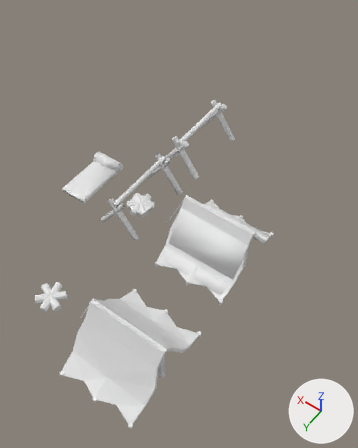
One commit to the Blender file Models/Blend/Campfire.blend: the scene before it, then after it.
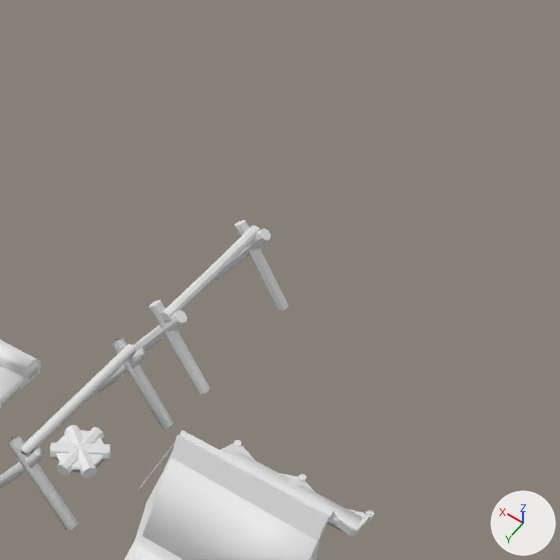
Each version appears first whole from a 50 mm lens placed at (-10.74, 11.92, 19.03), pointed at (-1.61, -0.87, -1.06), and next in a close-up on the part from 29% to 100% of the width and 0% to 57% of the height. Lighting does not change. The marker at lower right points along +X, +Y and +Z.
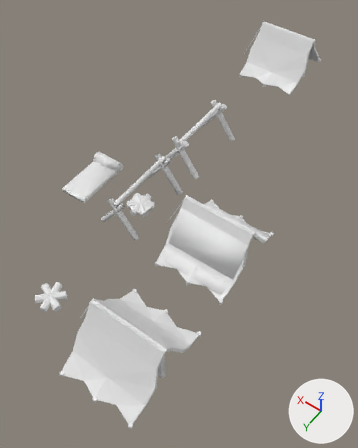
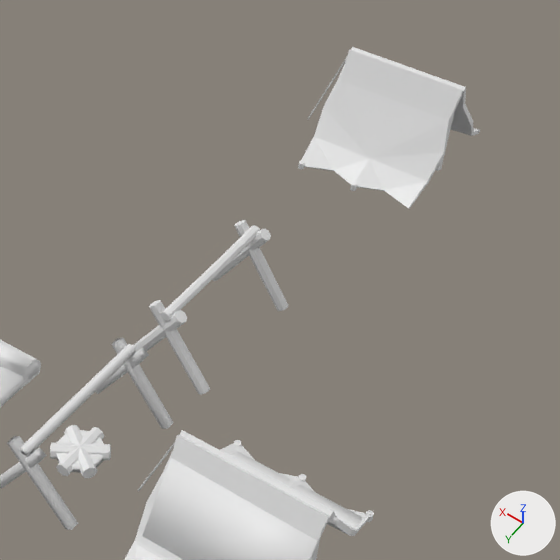
The change, as a list of edits to the scene's bpy script:
```text
Add me_cylinder_015:
    me_cylinder_015.from_pydata(...)  # 136 vertices, 102 faces; spans x -8.7..10.1, y -5.0..4.9, z -2.7..2.8
Add ob_cylinder_012:
    ob_cylinder_012 = bpy.data.objects.new('Cylinder.012', me_cylinder_015)
    ob_cylinder_012.location = (0.0, -14.45, 1.22)
    ob_cylinder_012.rotation_euler = (1.571, 0.0, 0.279)  # degrees (90, 0, 16)
    ob_cylinder_012.scale = (0.269, 0.269, 1.0)
    _m = ob_cylinder_012.modifiers.new('Triangulate', 'TRIANGULATE')
```

Boxes [x1, y1, x2, y2] around the edits, measured in the close-ups (560 x 560 px):
'Cylinder.012', added
    after: [298, 47, 480, 209]
